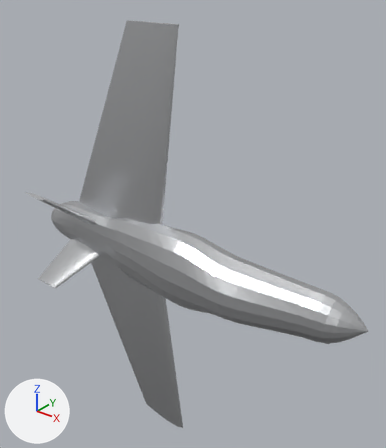
Renders of the glTF model results/atomrc-dolphin-v1-1/optimized/elodin_package/atomrc-dolphin-v1-1.glb from each side of a commit.
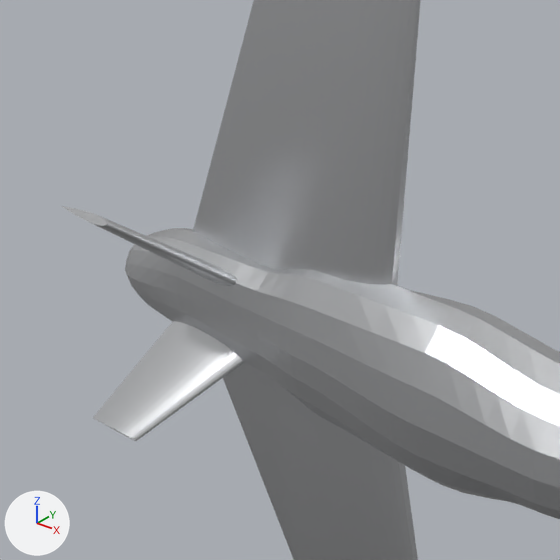
There are two pictures of each version: one whole from a camera (50 mm lens) standing at (0.627, -0.665, 0.508) and looking at (0.075, 0.026, 0.08), one close up on the part from 0% to 59% of the width and 24% to 75% of the height. Every picture has the same lights, and +X, +Y and +Z are marked at lower left. The last two pictures show the newer version.

Objects in the first close-up: 'fin_l', 'fin_r', 'fuselage', 'wing'.
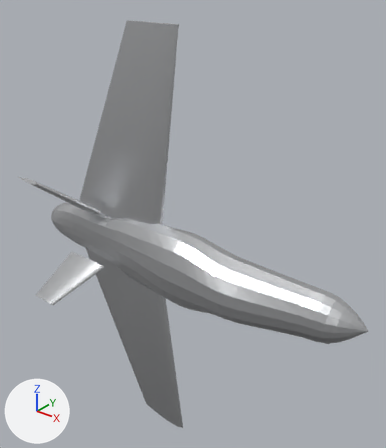
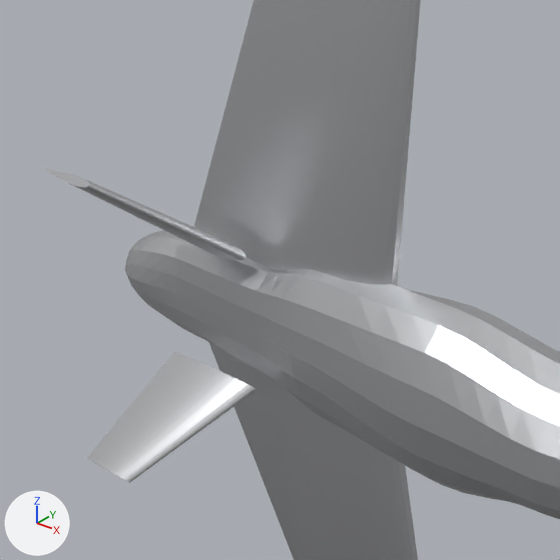
Diff of the bpy script that builds the scene:
```diff
--- a/results/atomrc-dolphin-v1-1/optimized/elodin_package/atomrc-dolphin-v1-1.glb.py
+++ b/results/atomrc-dolphin-v1-1/optimized/elodin_package/atomrc-dolphin-v1-1.glb.py
@@ me_fin_l @@
 # used by ob_fin_l; location = (0.0, 0.0, 0.0)
-me_fin_l.from_pydata(...)  # 282 vertices, 560 faces; spans x -0.2505..-0.1236, y -0.105..-0.0057, z 0.0204..0.1037
+me_fin_l.from_pydata(...)  # 282 vertices, 560 faces; spans x -0.2505..-0.1236, y -0.1168..-0.0176, z 0.0566..0.1399
+# me_fin_l part 1: the whole mesh is moved by (0.0, -0.0118, 0.0362)
 me_fin_l.materials.append(mat_aircraft_polished_aluminum)
@@ me_fin_r @@
 # used by ob_fin_r; location = (0.0, 0.0, 0.0)
-me_fin_r.from_pydata(...)  # 282 vertices, 560 faces; spans x -0.2505..-0.1236, y -0.105..-0.0057, z -0.1037..-0.0204
+me_fin_r.from_pydata(...)  # 282 vertices, 560 faces; spans x -0.2505..-0.1236, y -0.1168..-0.0176, z -0.1399..-0.0566
+# me_fin_r part 2: the whole mesh is moved by (0.0, -0.0118, -0.0362)
 me_fin_r.materials.append(mat_aircraft_polished_aluminum)
```

Where the change shows, as pixel boxes (x1, y1, x2, y2) in the close-ups (560 x 560 px):
'fin_r', moved: before (93, 321, 244, 441); after (87, 352, 257, 483)
'fin_l', moved: before (62, 206, 237, 286); after (43, 168, 246, 260)
